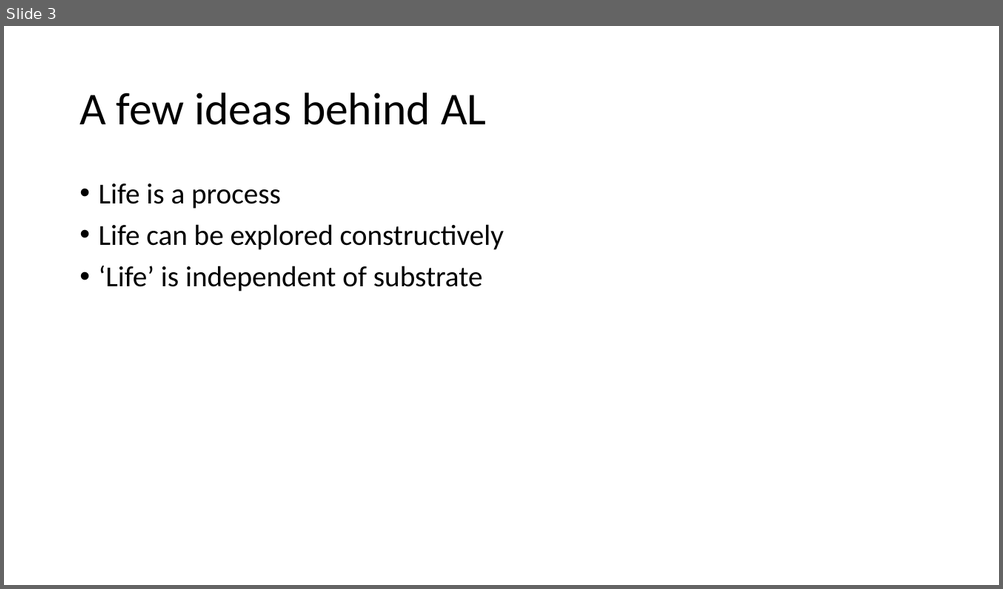
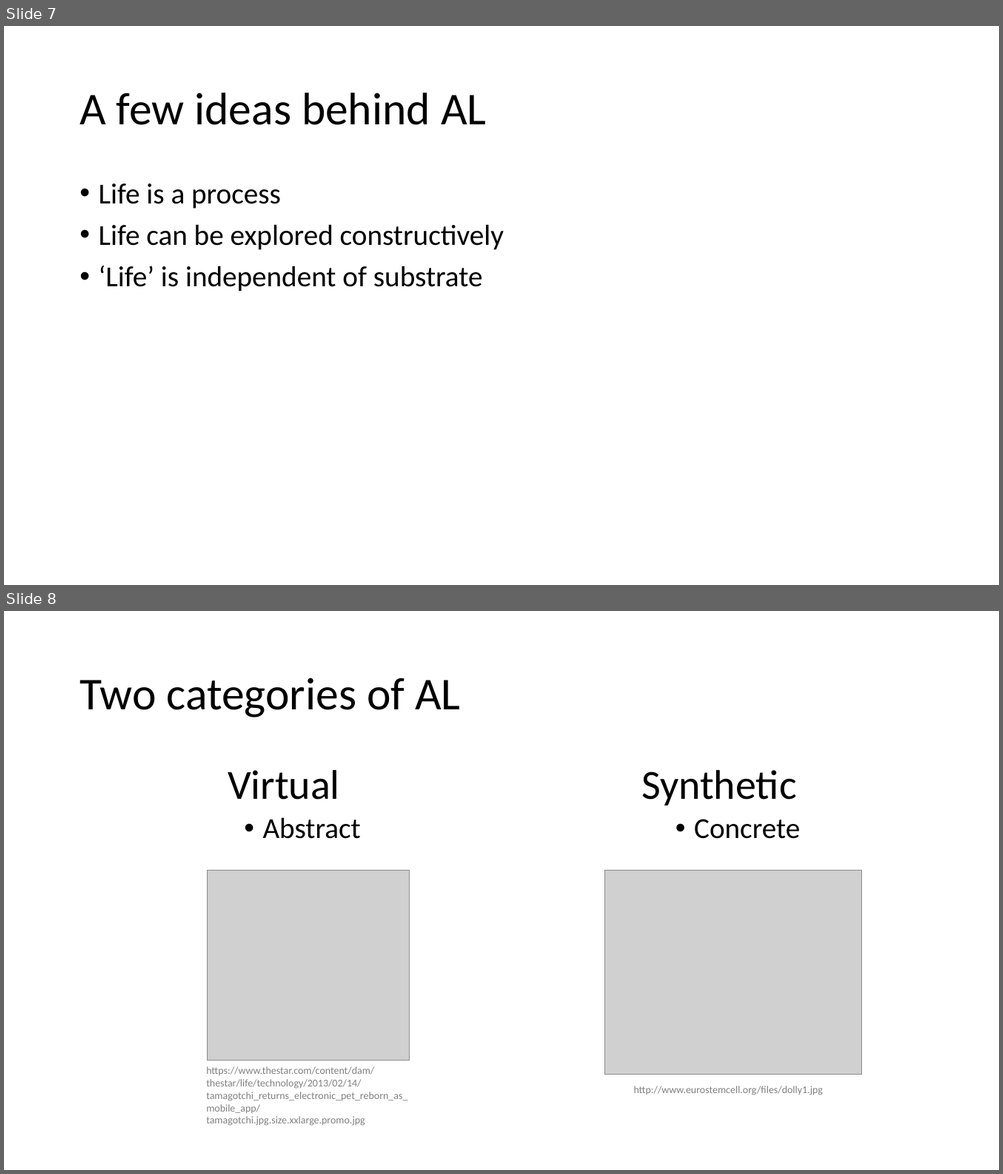
Before and after one commit to BenChurch/Fall2016, a slide deck: CISC879/ChapterPresentation/LectureSlidesCh8.pptx. Shown one above the other, each under a label of ours: slide 3 before the commit, slides 7 and 8 after it. The pictures are 1003x589 and 1003x1174 pixels, drawn with LibreOffice and Linux fonts; fonts in the diff are those of the drawing; grey boxes stand for pictures. Boxes give left, top, right and bottom in pixels: in the first picture for what was removed or moved away, otherwise in the second. Text is boxed around its words. In the diff, an @@ line names an element or a change of style, - is before the commit and + after.

Commit message:
CISC 879 Ch8 Presentation work; SPIE2017 created images with heatmaps and models

```diff
--- a/CISC879/ChapterPresentation/LectureSlidesCh8.pptx
+++ b/CISC879/ChapterPresentation/LectureSlidesCh8.pptx
@@ slide 8 added at (4, 611, 999, 1170), background #FFFFFF @@
@@ title added at (79, 678, 460, 718), 44 pt, text #000000 @@
+Two categories of AL
@@ text added at (227, 770, 361, 839), 28 pt, text #000000 @@
+Virtual
+  • Abstract
@@ text added at (641, 770, 800, 839), 40 pt, text #000000 @@
+Synthetic
+  • Concrete
@@ picture added at (208, 871, 409, 1061) @@
@@ picture added at (605, 871, 861, 1075) @@
@@ text added at (206, 1067, 407, 1126), 10 pt, text #808080 @@
+https://www.thestar.com/content/dam/thestar/life/technology/2013/02/14/tamagotchi_returns_electronic_pet_reborn_as_mobile_app/tamagotchi.jpg.size.xxlarge.promo.jpg
@@ text added at (634, 1086, 823, 1096), 10 pt, text #808080 @@
+http://www.eurostemcell.org/files/dolly1.jpg
@@ what was slide 3 is now slide 7 @@
```
Also in this commit, not shown: 2 slides changed, 4 other slides added, 14 other files.
